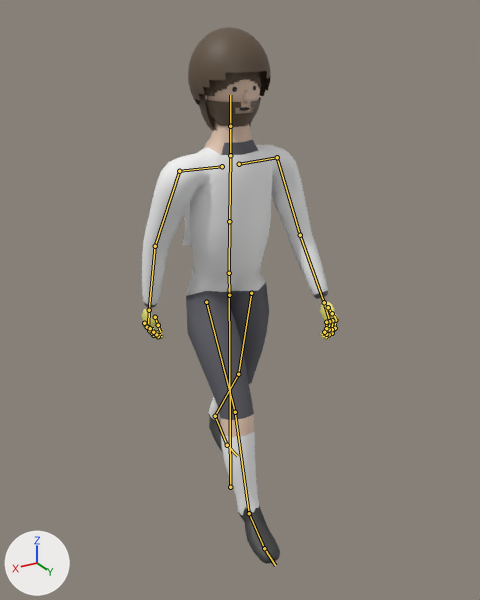
An edit to the Blender file football-godot/king-football/assets/models/characters/v2/src/goalkeeper_v2.blend, drawn before and after from the same camera.
Camera for both pictures: a camera (50 mm lens) standing at (1.164, 2.017, 1.879) and looking at (0.0, 0.076, 0.908). Every picture has the same lights, and +X, +Y and +Z are marked at lower left. The older version comes first. Both versions are drawn at frame 14 of the action 'Walk'; the numbers are the values there. The bones that bend it are drawn over the model as lines.

The first picture shows 'G_Beard', 'G_Body', 'G_Hair_Afro', 'G_Hair_Buzz', 'G_Hair_Long', 'G_Hair_Short'.
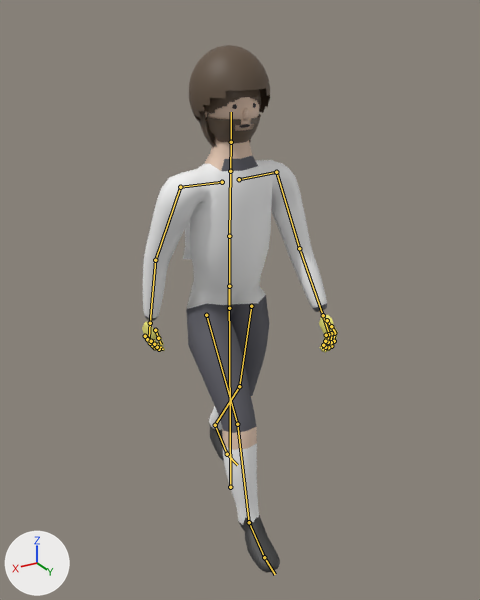
Scene script edits in JSON lines:
```json
{"block": "bone_hips", "where": "bone_hips = bpy.data.objects['Goalkeeper_Rig'].pose.bones['Hips']  # child of 'Root'"}
{"op": "set", "path": "bone_hips.location", "old": "(0.0, -0.03, 0.0)", "new": "(0.0, -0.084, 0.0)"}
{"block": "bone_ik_foot_l", "where": "bone_ik_foot_l = bpy.data.objects['Goalkeeper_Rig'].pose.bones['IK_Foot_L']"}
{"op": "set", "path": "bone_ik_foot_l.location", "old": "(-0.005, -0.316, -0.092)", "new": "(-0.005, -0.295, -0.137)"}
{"block": "bone_ik_foot_r", "where": "bone_ik_foot_r = bpy.data.objects['Goalkeeper_Rig'].pose.bones['IK_Foot_R']"}
{"op": "set", "path": "bone_ik_foot_r.location", "old": "(0.005, 0.267, 0.184)", "new": "(0.005, 0.286, 0.145)"}
```

Where the change shows, as pixel boxes [x1, y1, x2, y2] in the pictures (480 x 600 px):
```json
{"object": "G_Body", "change": "posed", "before": [141, 79, 338, 564], "after": [142, 96, 338, 573]}
{"object": "G_Hair_Afro", "change": "posed", "before": [188, 27, 271, 105], "after": [189, 45, 270, 123]}
{"object": "G_Beard", "change": "posed", "before": [206, 97, 261, 127], "after": [206, 114, 261, 143]}
{"object": "G_Hair_Long", "change": "posed", "before": [198, 84, 260, 131], "after": [199, 99, 261, 147]}
{"bone": "Hips", "before": "(229, 295) to (229, 273)", "after": "(229, 308) to (229, 286)"}
```
